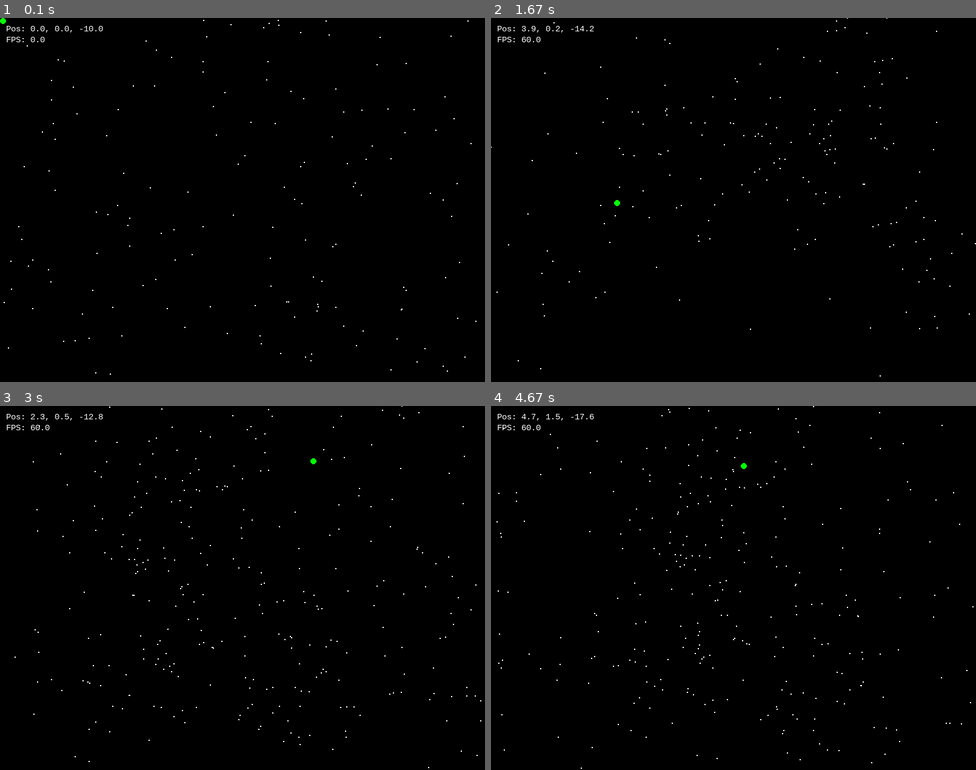
Above: before the commit, frames 1-4 (two rows, left to right).
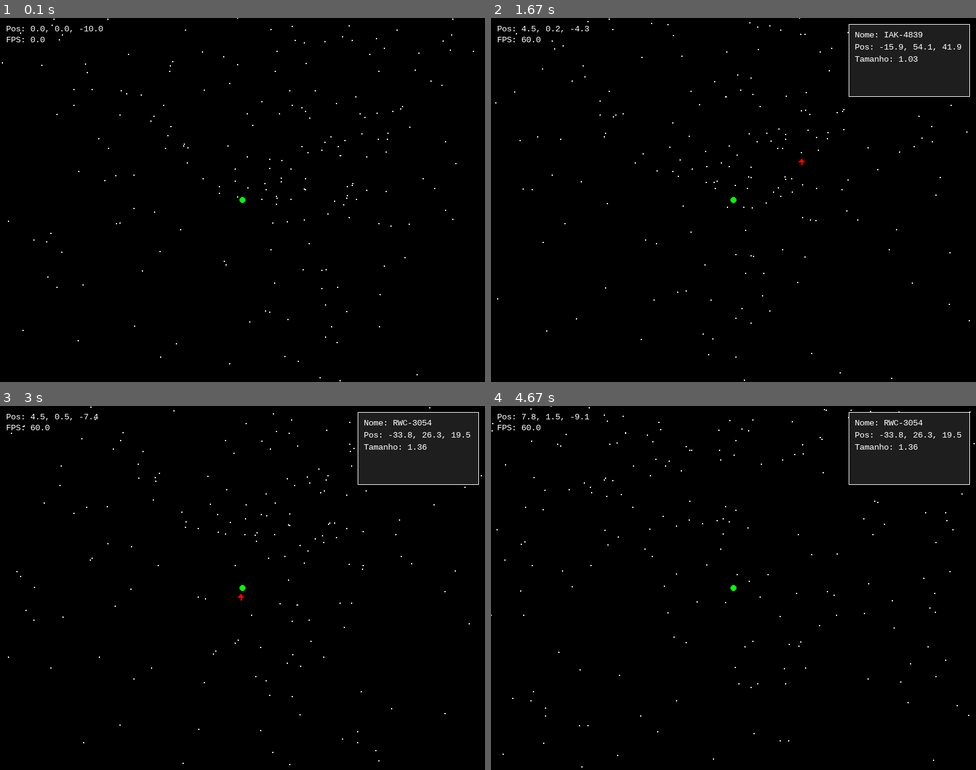
Above: after the commit, the same moments.

Repository: Lakentio/universe-engine
Game: pygame game, started from universe_pygame.py
The game is run twice, just before and just after one commit, with the same random seed, the same clock (stepped at 60 frames per second) and the same inputs.
Inputs (mouse positions are in pixels of both pictures, inside the frame that each line leads up to):
- Up to frame 1 (0.1 s): no input
- Up to frame 2 (1.67 s): click (733, 200) at 0.38 s; hold D 0.67-1.13 s; click (888, 189) at 0.75 s; hold W 1.17-1.47 s; click (733, 221) at 1.25 s; hold D from 1.5 s (still down); click (617, 203) at 1.58 s; tap E at 1.65 s
- Up to frame 3 (3 s): release D at 1.97 s; hold A 2-2.53 s; click (291, 668) at 2.08 s; hold S 2.57-2.87 s; click (92, 675) at 2.65 s; hold A from 2.9 s (still down); click (315, 460) at 2.98 s
- Up to frame 4 (4.67 s): tap E at 3.05, 4.55 s; release A at 3.3 s; hold W 3.33-3.7 s; click (912, 715) at 3.42 s; hold D 3.73-4.37 s; click (791, 620) at 3.82 s; hold S from 4.4 s (still down); click (743, 464) at 4.48 s

The runs differ from the first frame. In frame 1, 0.3% of the frame differs, in the area x 0-99%, y 0-100%; in frame 2, 5.4%; in frame 3, 5.5%; in frame 4, 5.5%, in the area x 0-100%, y 0-100%.

Commit message:
modules division

Diff:
--- /dev/null
+++ b/config.py
@@ -0,0 +1,9 @@
+WIDTH, HEIGHT = 800, 600
+FOV_DEG = 90
+CHUNK_SIZE = 32
+CHUNK_RADIUS = 2
+STARS_PER_CHUNK = (6, 18)
+MOVE_SPEED = 10.0
+MOUSE_SENS = 0.0025
+GLOBAL_SEED = "42‑galactic‑seed"
+TARGET_FPS = 60
--- /dev/null
+++ b/engine.py
@@ -0,0 +1,67 @@
+import pygame
+import math
+import hashlib
+import random
+from config import WIDTH, HEIGHT, GLOBAL_SEED, CHUNK_SIZE, CHUNK_RADIUS, STARS_PER_CHUNK, MOUSE_SENS
+
+stars_cache = {}
+
+def initialize_pygame():
+    """Inicializa o Pygame e retorna a tela e o relógio."""
+    pygame.init()
+    screen = pygame.display.set_mode((WIDTH, HEIGHT))
+    pygame.display.set_caption("Procedural Space Explorer (low‑end edition)")
+    clock = pygame.time.Clock()
+    return screen, clock
+
+def coord_seed(*coords: int) -> int:
+    """Gera seed determinística de 64 bits a partir de coords + seed global."""
+    key = f"{GLOBAL_SEED}:{':'.join(map(str, coords))}".encode()
+    return int.from_bytes(hashlib.sha256(key).digest()[:8], "big")
+
+def generate_star_name(rng: random.Random) -> str:
+    """Gera um nome aleatório único para uma estrela."""
+    letters = ''.join(rng.choices("ABCDEFGHIJKLMNOPQRSTUVWXYZ", k=3))
+    numbers = rng.randint(1000, 9999)
+    return f"{letters}-{numbers}"
+
+def generate_chunk(cx: int, cy: int, cz: int):
+    """Cria estrelas para um chunk dado (coordenadas de chunk, não de mundo)."""
+    rng = random.Random(coord_seed(cx, cy, cz))
+    n_stars = rng.randint(*STARS_PER_CHUNK)
+    stars = []
+    for _ in range(n_stars):
+        lx = rng.uniform(0, CHUNK_SIZE)
+        ly = rng.uniform(0, CHUNK_SIZE)
+        lz = rng.uniform(0, CHUNK_SIZE)
+        size = rng.random() * 1.5 + 0.5
+        name = generate_star_name(rng)
+        stars.append((cx * CHUNK_SIZE + lx, cy * CHUNK_SIZE + ly, cz * CHUNK_SIZE + lz, size, name))
+    return stars
+
+def update_visible_stars(cam_pos):
+    """Atualiza lista de estrelas visíveis com base na posição da câmera."""
+    pcx = math.floor(cam_pos[0] / CHUNK_SIZE)
+    pcy = math.floor(cam_pos[1] / CHUNK_SIZE)
+    pcz = math.floor(cam_pos[2] / CHUNK_SIZE)
+    visible_stars = []
+    for cx in range(pcx - CHUNK_RADIUS, pcx + CHUNK_RADIUS + 1):
+        for cy in range(pcy - CHUNK_RADIUS, pcy + CHUNK_RADIUS + 1):
+            for cz in range(pcz - CHUNK_RADIUS, pcz + CHUNK_RADIUS + 1):
+                key = (cx, cy, cz)
+                if key not in stars_cache:
+                    stars_cache[key] = generate_chunk(cx, cy, cz)
+                visible_stars.extend(stars_cache[key])
+    return visible_stars
+
+def handle_mouse_movement(cam_rot):
+    """Controla o movimento da câmera com o mouse."""
+    mx, my = pygame.mouse.get_pos()
+    center_x, center_y = WIDTH // 2, HEIGHT // 2
+    dx, dy = mx - center_x, my - center_y
+
+    if dx or dy:
+        cam_rot[1] += dx * MOUSE_SENS
+        cam_rot[0] -= dy * MOUSE_SENS
+        cam_rot[0] = max(-math.pi/2 + 0.01, min(math.pi/2 - 0.01, cam_rot[0]))
+        pygame.mouse.set_pos(center_x, center_y)
--- /dev/null
+++ b/main.py
@@ -0,0 +1,75 @@
+from engine import initialize_pygame, update_visible_stars, handle_mouse_movement
+from render import draw_cursor, draw_arrow, draw_star_info, draw_text, world_to_screen
+from config import WIDTH, HEIGHT, TARGET_FPS, MOVE_SPEED
+import pygame
+import sys
+import math
+
+def main():
+    cam_pos = [0.0, 0.0, -10.0]
+    cam_rot = [0.0, 0.0]  # pitch, yaw
+    selected_star = None
+
+    screen, clock = initialize_pygame()
+    update_visible_stars(cam_pos)
+
+    while True:
+        dt = clock.tick(TARGET_FPS) / 1000.0
+        screen.fill((0, 0, 0))
+
+        # Eventos
+        for event in pygame.event.get():
+            if event.type == pygame.QUIT:
+                pygame.quit()
+                sys.exit()
+            elif event.type == pygame.KEYDOWN and event.key == pygame.K_ESCAPE:
+                pygame.quit()
+                sys.exit()
+            elif event.type == pygame.MOUSEBUTTONDOWN and event.button == 1:  # Clique esquerdo
+                mx, my = pygame.mouse.get_pos()
+                for star in update_visible_stars(cam_pos):
+                    screen_pos = world_to_screen(*star[:3], cam_pos, cam_rot)
+                    if screen_pos and math.hypot(mx - screen_pos[0], my - screen_pos[1]) < 10:
+                        selected_star = star
+                        break
+
+        # Input teclado
+        keys = pygame.key.get_pressed()
+        forward = keys[pygame.K_w] - keys[pygame.K_s]
+        strafe = keys[pygame.K_d] - keys[pygame.K_a]
+        vertical = keys[pygame.K_e] - keys[pygame.K_q]
+
+        sin_y, cos_y = math.sin(cam_rot[1]), math.cos(cam_rot[1])
+        cam_pos[0] += (strafe * cos_y + forward * sin_y) * MOVE_SPEED * dt
+        cam_pos[2] += (forward * cos_y - strafe * sin_y) * MOVE_SPEED * dt
+        cam_pos[1] += vertical * MOVE_SPEED * dt
+
+        # Input mouse
+        handle_mouse_movement(cam_rot)
+
+        # Atualiza estrelas visíveis
+        update_visible_stars(cam_pos)
+
+        # Renderiza estrelas
+        for sx, sy, sz, size, name in update_visible_stars(cam_pos):
+            screen_pos = world_to_screen(sx, sy, sz, cam_pos, cam_rot)
+            if screen_pos:
+                pygame.draw.circle(screen, (255, 255, 255), screen_pos, max(1, int(size)))
+                if selected_star and (sx, sy, sz, size, name) == selected_star:
+                    draw_arrow(screen, screen_pos)
+
+        # Desenha o cursor visível
+        draw_cursor(screen)
+
+        # Exibe informações da estrela selecionada
+        if selected_star:
+            draw_star_info(screen, selected_star)
+
+        # HUD mínimo
+        draw_text(screen, f"Pos: {cam_pos[0]:.1f}, {cam_pos[1]:.1f}, {cam_pos[2]:.1f}", (10, 10))
+        draw_text(screen, f"FPS: {clock.get_fps():.1f}", (10, 28))
+
+        pygame.display.flip()
+
+if __name__ == "__main__":
+    main()
--- /dev/null
+++ b/render.py
@@ -0,0 +1,53 @@
+import pygame
+import math
+from config import WIDTH, HEIGHT, FOV_DEG
+
+SCALE = WIDTH / (2 * math.tan(math.radians(FOV_DEG / 2)))
+
+def world_to_screen(px, py, pz, cam_pos, cam_rot):
+    """Transforma ponto de mundo em coordenadas 2D de tela."""
+    x, y, z = px - cam_pos[0], py - cam_pos[1], pz - cam_pos[2]
+    sin_y, cos_y = math.sin(cam_rot[1]), math.cos(cam_rot[1])
+    x, z = x * cos_y - z * sin_y, x * sin_y + z * cos_y
+    sin_x, cos_x = math.sin(cam_rot[0]), math.cos(cam_rot[0])
+    y, z = y * cos_x - z * sin_x, y * sin_x + z * cos_x
+
+    if z <= 0:
+        return None
+
+    sx = int(WIDTH / 2 + (x / z) * SCALE)
+    sy = int(HEIGHT / 2 - (y / z) * SCALE)
+    if 0 <= sx < WIDTH and 0 <= sy < HEIGHT:
+        return (sx, sy)
+    return None
+
+def draw_cursor(screen):
+    """Desenha um cursor visível no centro da tela."""
+    mx, my = pygame.mouse.get_pos()
+    pygame.draw.circle(screen, (0, 255, 0), (mx, my), 5)
+
+def draw_arrow(screen, pos):
+    """Desenha uma seta abaixo da posição especificada."""
+    pygame.draw.line(screen, (255, 0, 0), (pos[0], pos[1] + 10), (pos[0], pos[1] + 20), 2)
+    pygame.draw.polygon(screen, (255, 0, 0), [(pos[0], pos[1] + 10), (pos[0] - 5, pos[1] + 15), (pos[0] + 5, pos[1] + 15)])
+
+def draw_star_info(screen, star):
+    """Exibe informações da estrela selecionada."""
+    info_surface = pygame.Surface((200, 120))
+    info_surface.fill((30, 30, 30))
+    pygame.draw.rect(info_surface, (255, 255, 255), info_surface.get_rect(), 1)
+    font = pygame.font.SysFont("monospace", 14)
+    lines = [
+        f"Nome: {star[4]}",
+        f"Pos: {star[0]:.1f}, {star[1]:.1f}, {star[2]:.1f}",
+        f"Tamanho: {star[3]:.2f}"
+    ]
+    for i, line in enumerate(lines):
+        text_surface = font.render(line, True, (255, 255, 255))
+        info_surface.blit(text_surface, (10, 10 + i * 20))
+    screen.blit(info_surface, (WIDTH - 210, 10))
+
+def draw_text(screen, text, pos):
+    """Desenha texto na tela."""
+    surface = pygame.font.SysFont("monospace", 14).render(text, True, (255, 255, 255))
+    screen.blit(surface, pos)
--- a/universe_pygame.py
+++ b/universe_pygame.py
@@ -35,9 +35,9 @@
 clock = pygame.time.Clock()
 font = pygame.font.SysFont("monospace", 14)
 
-# Ativa modo mouse relativo para capturar movimento contínuo
-pygame.event.set_grab(True)
-pygame.mouse.set_visible(False)
+# Atualiza inicialização do mouse
+pygame.event.set_grab(False)  # Desativa captura do mouse
+pygame.mouse.set_visible(True)  # Torna o cursor visível
 
 # Pré‑cálculo de fator de projeção
 SCALE = WIDTH / (2 * math.tan(math.radians(FOV_DEG / 2)))
@@ -168,11 +168,25 @@
         info_surface.blit(text_surface, (10, 10 + i * 20))
     screen.blit(info_surface, (WIDTH - 210, 10))
 
+def handle_mouse_movement():
+    """Controla o movimento da câmera com o mouse."""
+    global cam_rot  # Certifica-se de que cam_rot seja acessível
+    mx, my = pygame.mouse.get_pos()
+    center_x, center_y = WIDTH // 2, HEIGHT // 2
+    dx, dy = mx - center_x, my - center_y
+
+    if dx or dy:  # Se o mouse se mover
+        cam_rot[1] += dx * MOUSE_SENS
+        cam_rot[0] -= dy * MOUSE_SENS  # Inverte o eixo vertical
+        cam_rot[0] = max(-math.pi/2 + 0.01, min(math.pi/2 - 0.01, cam_rot[0]))
+        pygame.mouse.set_pos(center_x, center_y)  # Reposiciona o mouse no centro
+
 # ────────────────────────────────────────
 # Loop principal
 # ────────────────────────────────────────
 
 def main():
+    global cam_rot  # Certifica-se de que cam_rot seja acessível
     global selected_star  # Adiciona global para acessar a variável corretamente
     cam_pos = [0.0, 0.0, -10.0]
     cam_rot = [0.0, 0.0]  # pitch, yaw
@@ -212,10 +226,7 @@
         cam_pos[1] += vertical * MOVE_SPEED * dt
 
         # ───── Input mouse ─────
-        mx, my = pygame.mouse.get_rel()
-        cam_rot[1] += mx * MOUSE_SENS
-        cam_rot[0] -= my * MOUSE_SENS  # Inverte o eixo vertical
-        cam_rot[0] = max(-math.pi/2 + 0.01, min(math.pi/2 - 0.01, cam_rot[0]))
+        handle_mouse_movement()
 
         # ───── Atualiza estrelas visíveis ─────
         update_visible_stars(cam_pos)
